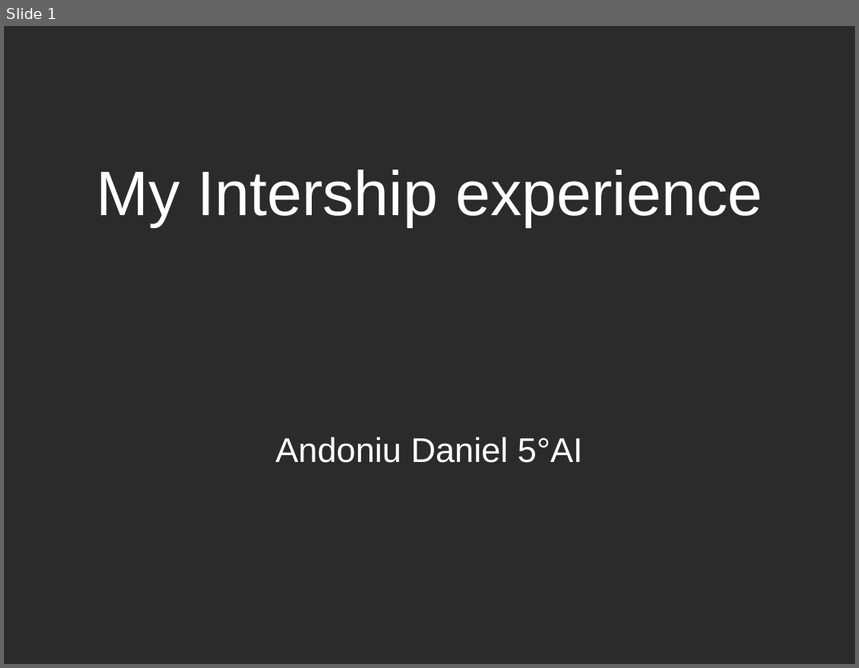
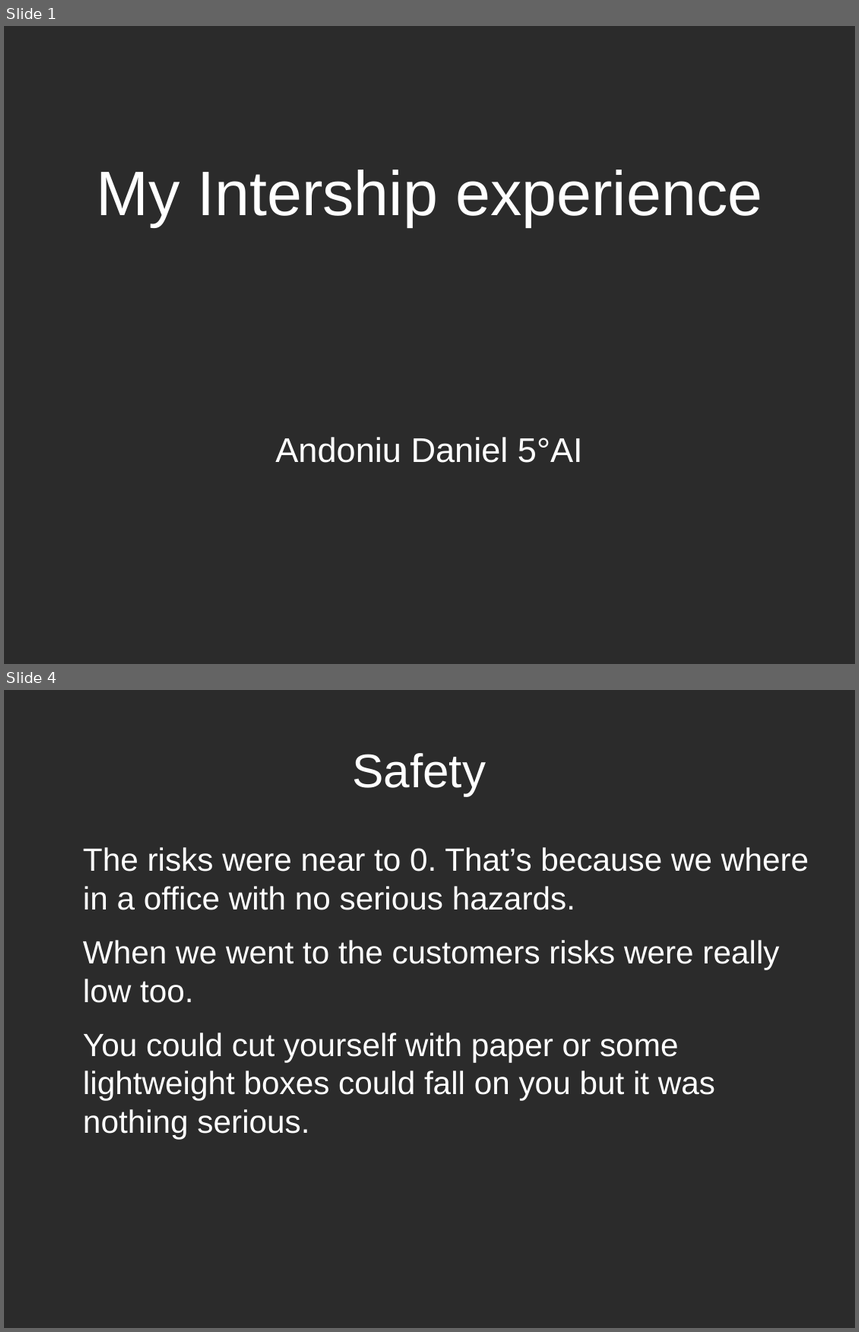
Before and after one commit to Brombe74/Repo, a slide deck: ASL.odp. Shown one above the other, each under a label of ours: slide 1 before the commit, slides 1 and 4 after it; the slides between them are not shown. The pictures are 859x668 and 859x1332 pixels, drawn with LibreOffice and Linux fonts; fonts in the diff are those of the drawing; background and template pictures are left out; a plain dark background stands for a picture behind light text. Boxes give left, top, right and bottom in pixels: in the first picture for what was removed or moved away, otherwise in the second. Text is boxed around its words. In the diff, an @@ line names an element or a change of style, - is before the commit and + after.

```diff
--- a/ASL.odp
+++ b/ASL.odp
@@ slide 4 added at box(4, 690, 855, 1328), background picture (left out) @@
@@ title added at box(352, 753, 486, 796), 44 pt, text #FFFFFF @@
+Safety
@@ text added at box(83, 847, 809, 1139), 30 pt, text #FFFFFF @@
+The risks were near to 0. That’s because we where in a office with no serious hazards.
+When we went to the customers risks were really low too.
+You could cut yourself with paper or some lightweight boxes could fall on you but it was nothing serious.
```
Also in this commit, not shown: 3 slides changed, 1 other file.
